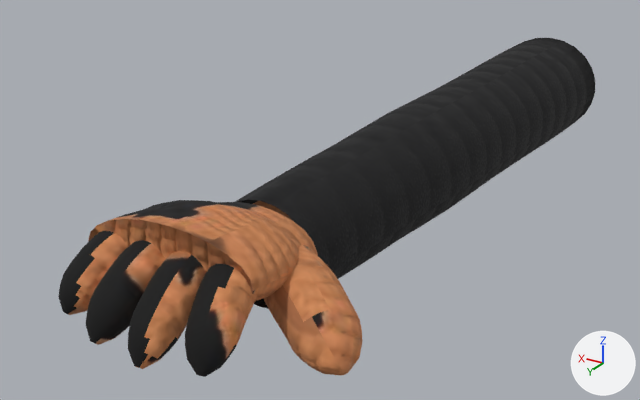
Renders of the glTF model shift9/apps/shift9-dev/public/experience/models/crocheted-hand.glb from each side of a commit.
Rendered twice from a 50 mm lens placed at (-0.171, 0.218, 0.148), pointed at (0.059, -0.164, -0.043). Arrows for +X, +Y and +Z are at lower right; the lights stay in place. The picture after the commit comes second. Vertices at exactly the same position are counted once.

Objects in the first picture: 'CrochetedHand'.
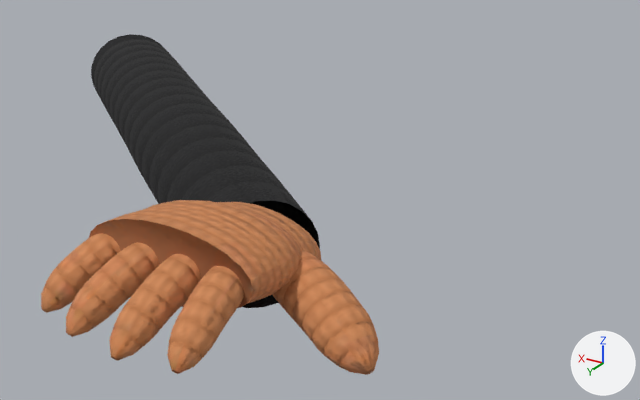
Changed parts and their boxes (x1, y1, x2, y2) in the pictures (640 x 400 px; the box of a moved part takes in the faces that stretch with it):
'CrochetedHand', reshaped, surface changed (37% narrower): before (58, 38, 595, 377); after (41, 34, 379, 375)
part 1 of me_palm, moved or reshaped: before (263, 245, 362, 375); after (272, 250, 379, 375)
part 2 of me_palm, moved or reshaped: before (58, 38, 595, 377); after (41, 34, 320, 374)
part 3 of me_palm, surface changed: before (58, 38, 595, 377); after (41, 34, 379, 375)

The edits, one by one:
me_palm is used by ob_crochetedhand; location (0.0, 0.0, 0.0).
me_palm had 2472 vertices, 4894 faces and spanned x -0.062..0.034, y -0.366..0.055, z -0.05..0.032.
me_palm now has 2472 vertices, 4894 faces and spans x -0.066..0.279, y -0.265..0.06, z -0.045..0.032.
me_palm part 1: the loose piece of 360 vertices spanning x -0.062..-0.013, y -0.019..0.023, z -0.011..0.016 is multiplied about its middle by the matrix ((0.96, -0.232, 0.009), (0.083, 0.88, -0.004), (0.058, -0.042, 0.862)), then moved by (-0.002, -0.003, -0.001).
me_palm part 2: 1651 of 2472 vertices moved; they spanned x -0.036..0.034, y -0.366..0.055, z -0.05..0.025 and now span x -0.032..0.279, y -0.265..0.06, z -0.045..0.024; mean shift (0.029, 0.014, 0.001); largest move (-0.033, -0.364, -0.01) -> (0.243, -0.264, -0.011).
me_palm part 3: texture (UV) coordinates of 4894 of 4894 faces, centred in x -0.061..0.034, y -0.366..0.055, z -0.049..0.031, changed; they spanned u 0.01..0.99, v 0.01..0.97 and now span u 0.01..0.92, v 0.01..0.99.
